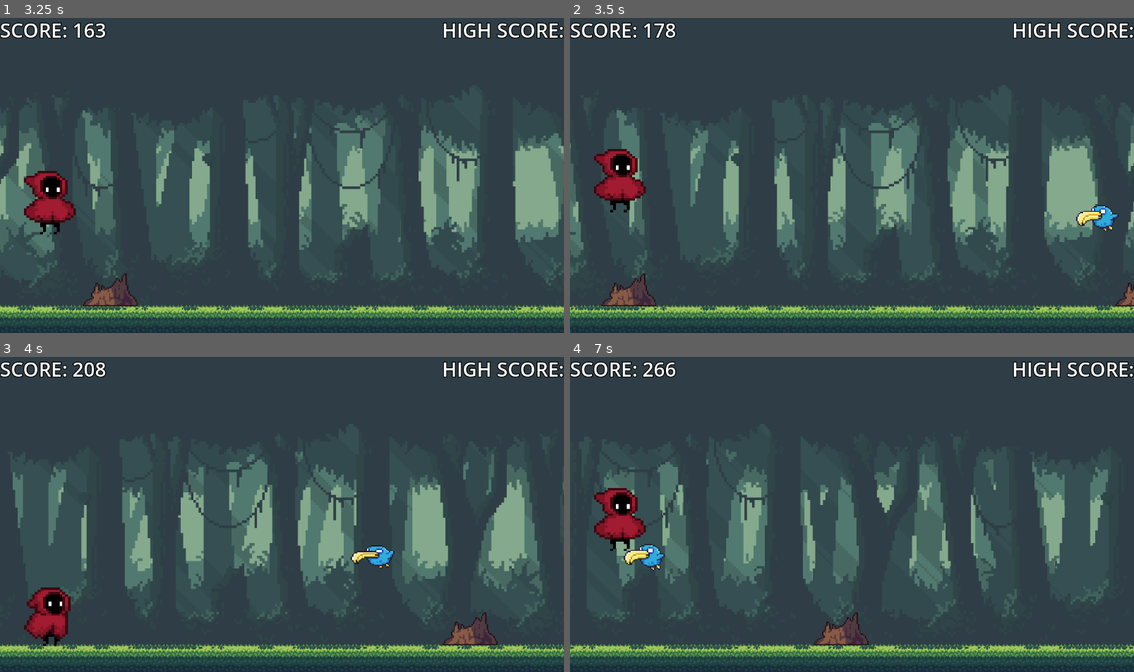
Above: before the commit, frames 1-4 (two rows, left to right).
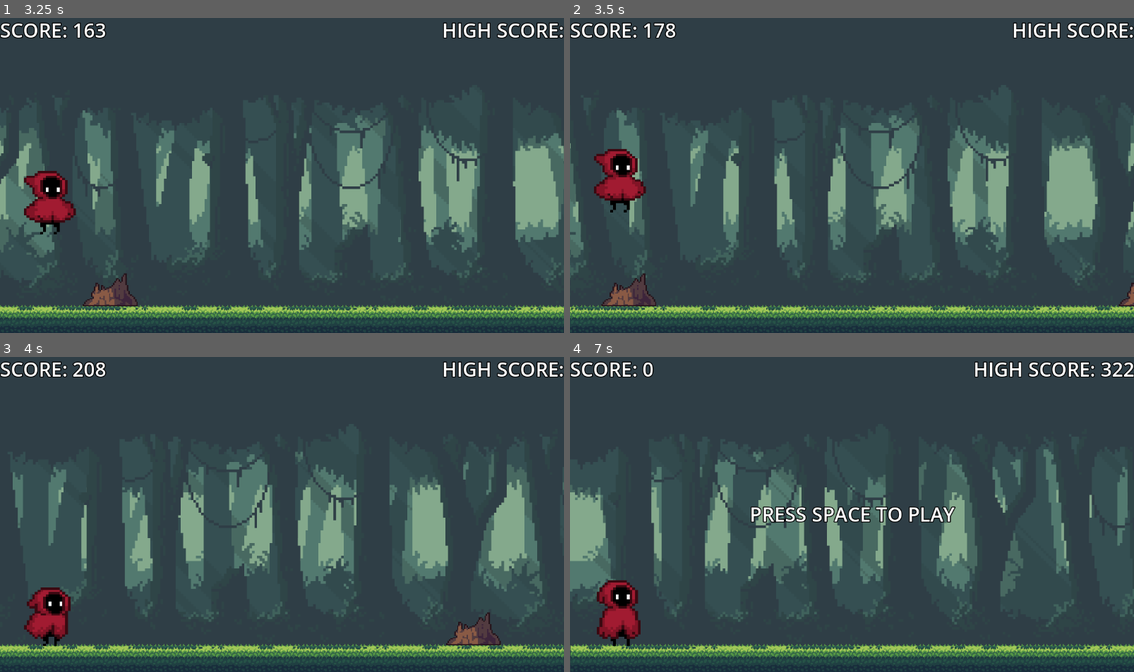
Above: after the commit, the same moments.

Repository: MuhannadMojalled/RunnerGame
Game: Godot game, scene res://scenes/main.tscn
Same seed, same stepped clock (60 frames per second), same inputs: the game is played once before the commit and once after it.
Inputs (mouse positions are in pixels of both pictures, inside the frame that each line leads up to):
- Up to frame 1 (3.25 s): tap Space at 0.5 s; tap Enter (ui_accept) at 0.77, 1.52, 3.02 s; hold Down (ui_down) 2.03-2.78 s
- Up to frame 2 (3.5 s): no input
- Up to frame 3 (4 s): tap Enter (ui_accept) at 3.77 s
- Up to frame 4 (7 s): hold Down (ui_down) 4.28-5.03 s; tap Enter (ui_accept) at 4.52, 6.02 s; hold Down (ui_down) 5.78-6.5 s; click (852, 514) at 6.5 s, where only the run after the commit has a clickable "RESTART"

Frame 1 is identical in both runs. In frame 2, 0.5% of the frame differs, in the area x 89-100%, y 59-92%; in frame 3, 0.6%; in frame 4, 27%, in the area x 0-100%, y 1-96%.

Commit message:
added the high score system

Diff:
--- a/scenes/Button.tscn
+++ b/scenes/Button.tscn
@@ -17,10 +17,10 @@
 anchor_top = 0.5
 anchor_right = 0.5
 anchor_bottom = 0.5
-offset_left = -37.5
-offset_top = -15.5
-offset_right = 212.5
-offset_bottom = 39.5
+offset_left = -125.0
+offset_top = -27.5
+offset_right = 125.0
+offset_bottom = 27.5
 grow_horizontal = 2
 grow_vertical = 2
 theme_override_font_sizes/font_size = 40
--- a/scenes/main.gd
+++ b/scenes/main.gd
@@ -13,6 +13,7 @@
 const MAX_DIFFICULTY : int = 2
 var score : int
 const SCORE_MOD : int = 10
+var high_score : int
 var speed : float
 const START_SPEED : float = 10.0
 const MAX_SPEED : int = 25
@@ -25,18 +26,24 @@
 func _ready():
 	screen_size = get_window().size
 	ground_height = $Ground.get_node("Sprite2D").texture.get_height()
+	$Button.get_node("Button").pressed.connect(new_game)
 	new_game()
 
 func new_game():
 	score = 0
 	show_score()
 	game_running = false
+	get_tree().paused = false
 	diffculty = 0
+	for obs in obstacles:
+		obs.queue_free()
+	obstacles.clear()
 	$Player.position = START_POS
 	$Player.velocity = Vector2i(0,0)
 	$Camera2D.position = CAM_START_POS
 	$Ground.position = Vector2i(0,390)
 	$HUD.get_node("Startlabel").show()
+	$Button.hide()
 
 
 func _process(delta):
@@ -75,7 +82,7 @@
 			var obs_y : int =screen_size.y - ground_height - (obs_height * obs_scale.y /2) + 490
 			last_obs = obs
 			add_obs(obs,obs_x,obs_y)
-		if diffculty == diffculty: # MAX_DIFFICULTY:
+		if diffculty == MAX_DIFFICULTY:
 			if (randi() %2) == 0:
 				obs = bird.instantiate()
 				var obs_x : int = screen_size.x + score + 800
@@ -100,11 +107,19 @@
 		game_over()
 
 func game_over():
+	check_high_score()
 	game_running = false
 	get_tree().paused = true
+	$Button.show()
 
 func show_score():
 	$HUD.get_node("Scorelabel").text = "SCORE: "+ str(score / SCORE_MOD)
+
+func check_high_score():
+	if score > high_score:
+		high_score = score
+		$HUD.get_node("Highscore").text = "HIGH SCORE: "+ str(high_score/SCORE_MOD)
+
 
 func adjust_diff():
 	diffculty = score / SPEED_MOD
--- a/scenes/main.tscn
+++ b/scenes/main.tscn
@@ -1,10 +1,11 @@
-[gd_scene load_steps=6 format=3 uid="uid://bu5rcndxbmd5q"]
+[gd_scene load_steps=7 format=3 uid="uid://bu5rcndxbmd5q"]
 
 [ext_resource type="Script" path="res://scenes/main.gd" id="1_hc8mh"]
 [ext_resource type="PackedScene" uid="uid://cy7l3psoxs6o0" path="res://scenes/bg.tscn" id="1_j4cii"]
 [ext_resource type="PackedScene" uid="uid://1yjciigyrewf" path="res://scenes/ground.tscn" id="2_8tf61"]
 [ext_resource type="PackedScene" uid="uid://c6nju72fxvmo8" path="res://scenes/player.tscn" id="3_oij4s"]
 [ext_resource type="PackedScene" uid="uid://dk6sv54ieopq" path="res://scenes/hud.tscn" id="5_ae5s0"]
+[ext_resource type="PackedScene" uid="uid://d3u24bpkp821k" path="res://scenes/Button.tscn" id="6_gwodb"]
 
 [node name="Main" type="Node"]
 script = ExtResource("1_hc8mh")
@@ -24,3 +25,6 @@
 zoom = Vector2(0.7, 0.6)
 
 [node name="HUD" parent="." instance=ExtResource("5_ae5s0")]
+
+[node name="Button" parent="." instance=ExtResource("6_gwodb")]
+process_mode = 2
